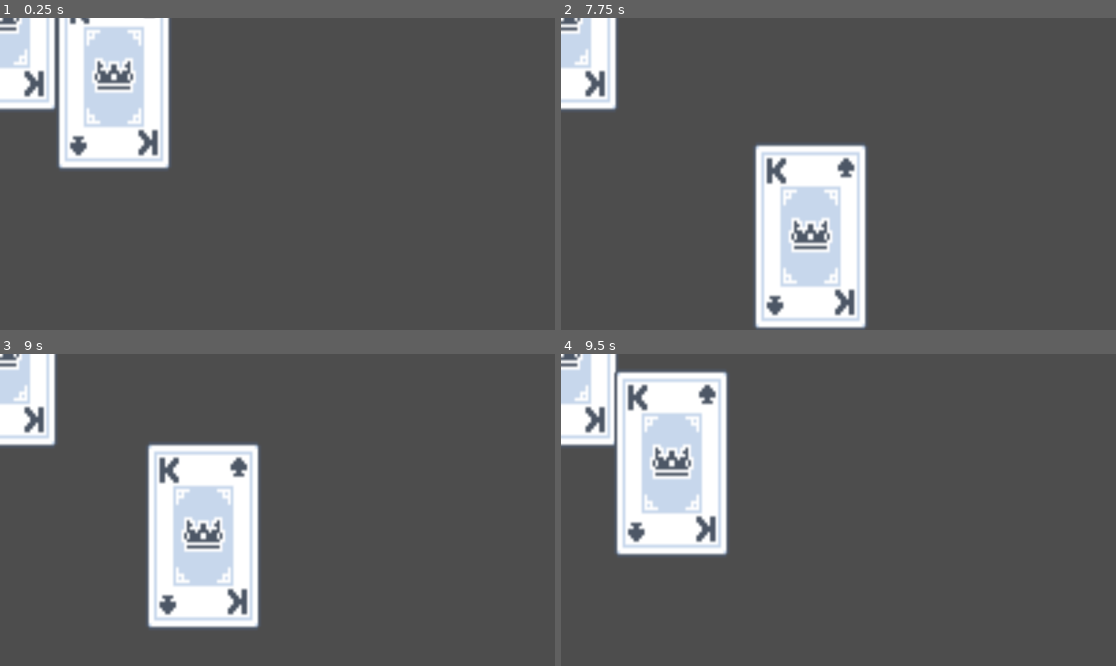
Above: before the commit, frames 1-4 (two rows, left to right).
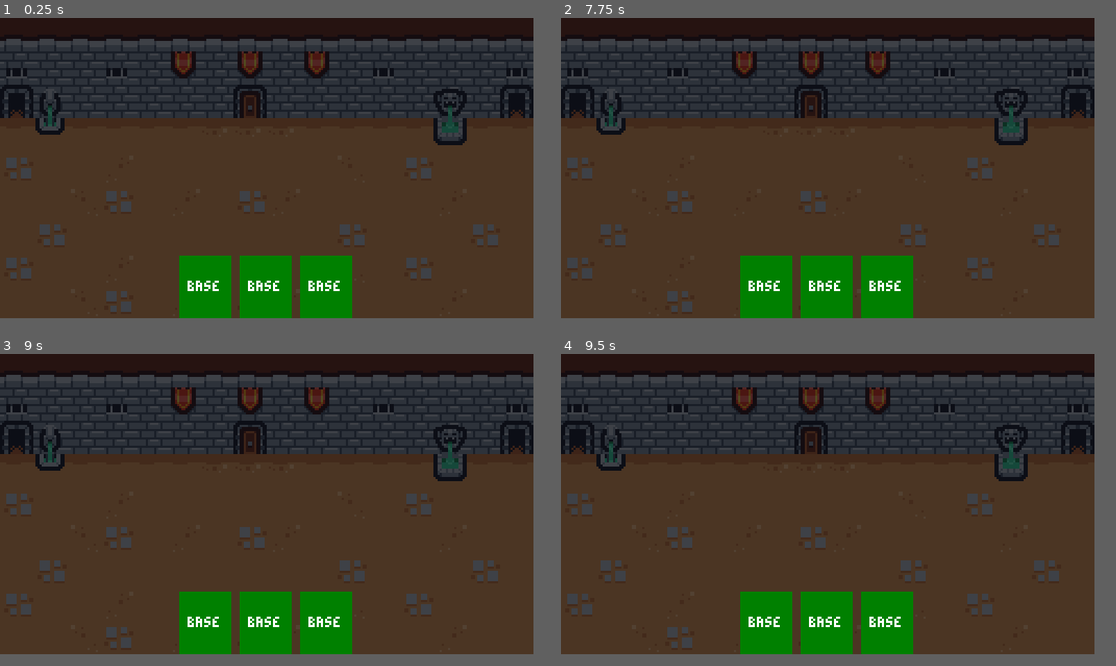
Above: after the commit, the same moments.

Repository: redjguilaran06/IED-TrailBlazer-Code_Red
Game: Godot game, scene res://scenes/battle/battle.tscn
The game is run twice, just before and just after one commit, with the same random seed, the same clock (stepped at 60 frames per second) and the same inputs. Before the commit the project starts from res://Main.tscn.
Inputs (mouse positions are in pixels of both pictures, inside the frame that each line leads up to):
- Up to frame 1 (0.25 s): no input
- Up to frame 2 (7.75 s): tap Enter at 0.5, 2, 3.5 s; move the mouse to (960, 158) at 0.52 s; press the mouse at (960, 158) at 0.53 s; right-click (960, 158) at 0.8 s; release the mouse at (960, 158) at 1.25 s; tap Space at 1.25, 2.75, 4.25 s; drag from (727, 189) to (672, 77) at 1.27 s; move the mouse to (894, 105) at 2.02 s; press the mouse at (894, 105) at 2.03 s; right-click (894, 105) at 2.3 s; release the mouse at (894, 105) at 2.75 s; drag from (810, 236) to (672, 127) at 2.77 s; move the mouse to (1005, 220) at 3.52 s; press the mouse at (1005, 220) at 3.53 s; right-click (1005, 220) at 3.8 s; release the mouse at (1005, 220) at 4.25 s; drag from (672, 127) to (755, 96) at 4.27 s; move the mouse to (866, 174) at 5.02 s; press the mouse at (866, 174) at 5.03 s; right-click (866, 174) at 5.3 s; release the mouse at (866, 174) at 5.75 s; drag from (755, 96) to (727, 189) at 5.77 s; move the mouse to (960, 158) at 6.52 s; press the mouse at (960, 158) at 6.53 s; right-click (960, 158) at 6.8 s; release the mouse at (960, 158) at 7.25 s; drag from (727, 189) to (810, 236) at 7.27 s
- Up to frame 3 (9 s): move the mouse to (333, 441) at 8.02 s; press the mouse at (333, 441) at 8.03 s; right-click (333, 441) at 8.3 s; release the mouse at (333, 441) at 8.75 s; drag from (249, 572) to (111, 463) at 8.77 s
- Up to frame 4 (9.5 s): no input
In our replay, the window is 799x449 before the commit and 768x432 after it. These sizes can differ from the game's own. Grey fills any space a smaller window leaves; there, only what the larger window draws over its background counts as a difference.

The runs differ from the first frame. In frame 1, 88% of the frame differs, in the area x 0-97%, y 0-97%; in frame 2, 88%; in frame 3, 88%; in frame 4, 89%.

Commit message:
update card movement to new version

Diff:
--- a/Card.tscn
+++ /dev/null
@@ -1,19 +0,0 @@
-[gd_scene load_steps=3 format=3 uid="uid://e6m01xw5secu"]
-
-[ext_resource type="Texture2D" uid="uid://b5qpubhwsue1j" path="res://card_spades_K.png" id="1_dd2wi"]
-
-[sub_resource type="RectangleShape2D" id="RectangleShape2D_hael8"]
-size = Vector2(233, 386)
-
-[node name="Card" type="Node2D"]
-
-[node name="CardImage" type="Sprite2D" parent="."]
-position = Vector2(0, -9.53674e-07)
-scale = Vector2(5.67188, 6.5)
-texture = ExtResource("1_dd2wi")
-
-[node name="Area2D" type="Area2D" parent="."]
-
-[node name="CollisionShape2D" type="CollisionShape2D" parent="Area2D"]
-position = Vector2(-0.5, -2)
-shape = SubResource("RectangleShape2D_hael8")
--- a/CardManager.gd
+++ /dev/null
@@ -1,39 +0,0 @@
-extends Node2D
-
-const COLLISION_MASK_CARD = 1
-
-var screen_size
-var card_being_dragged
-
-#called when the node enters the scene tree for the first time.
-func _ready() -> void:
-	screen_size = get_viewport_rect().size
-
-#called every frame. 'delta' is the elapsed time since the previous frame.
-func _process(delta: float) -> void:
-	if card_being_dragged:
-		#change to reflect touch inputs
-		var mouse_pos = get_global_mouse_position()
-		card_being_dragged.position = Vector2(clamp(mouse_pos.x, 0, screen_size.x),
-			clamp(mouse_pos.y, 0, screen_size.y))
-
-#change these inputs to reflect touch inputs
-func _input(event):
-	if event is InputEventMouseButton and event.button_index == MOUSE_BUTTON_LEFT:
-		if event.pressed:
-			var card = raycast_check_for_card()
-			if card:
-				card_being_dragged = card
-		else:
-			card_being_dragged = null
-
-func raycast_check_for_card():
-	var space_state = get_world_2d().direct_space_state
-	var parameters = PhysicsPointQueryParameters2D.new()
-	parameters.position = get_global_mouse_position()
-	parameters.collide_with_areas = true
-	parameters.collision_mask = COLLISION_MASK_CARD
-	var result = space_state.intersect_point(parameters)
-	if result.size() > 0:
-		return result[0].collider.get_parent()
-	return null
--- a/Main.tscn
+++ /dev/null
@@ -1,14 +0,0 @@
-[gd_scene load_steps=3 format=3 uid="uid://bhao7ywakjwlk"]
-
-[ext_resource type="Script" uid="uid://0a6ymvxqf3u0" path="res://CardManager.gd" id="1_uu6xs"]
-[ext_resource type="PackedScene" uid="uid://e6m01xw5secu" path="res://Card.tscn" id="2_r0du0"]
-
-[node name="Main" type="Node2D"]
-
-[node name="CardManager" type="Node2D" parent="."]
-script = ExtResource("1_uu6xs")
-
-[node name="Card" parent="CardManager" instance=ExtResource("2_r0du0")]
-
-[node name="Card2" parent="CardManager" instance=ExtResource("2_r0du0")]
-position = Vector2(236.468, 122.396)
--- /dev/null
+++ b/art/white_sprite_material.gdshader
@@ -0,0 +1,5 @@
+shader_type canvas_item;
+
+void fragment () {
+	COLOR = vec4(1.0, 1.0, 1.0, texture(TEXTURE, UV).a);
+}
--- /dev/null
+++ b/art/white_sprite_material.tres
@@ -0,0 +1,6 @@
+[gd_resource type="ShaderMaterial" load_steps=2 format=3 uid="uid://d30aqi80c1nrc"]
+
+[ext_resource type="Shader" path="res://art/white_sprite_material.gdshader" id="1_ghqce"]
+
+[resource]
+shader = ExtResource("1_ghqce")
--- /dev/null
+++ b/main_theme.tres
@@ -0,0 +1,7 @@
+[gd_resource type="Theme" load_steps=2 format=3 uid="uid://cyixw6q0emmat"]
+
+[ext_resource type="FontFile" uid="uid://dskmdk146n4rq" path="res://art/pixel_rpg.ttf" id="1_470mv"]
+
+[resource]
+default_font = ExtResource("1_470mv")
+default_font_size = 6
--- a/project.godot
+++ b/project.godot
@@ -10,15 +10,38 @@
 
 [application]
 
-config/name="IED-TrailBlazer-Code_Red"
-run/main_scene="uid://bhao7ywakjwlk"
+config/name="IED NEW CODE"
+run/main_scene="uid://ct8jofntrwvvx"
 config/features=PackedStringArray("4.4", "Mobile")
 config/icon="res://icon.svg"
 
 [display]
 
-window/vsync/vsync_mode=0
+window/size/viewport_width=256
+window/size/viewport_height=144
+window/size/window_width_override=1280
+window/size/window_height_override=720
+window/stretch/mode="viewport"
+
+[input]
+
+left_mouse={
+"deadzone": 0.2,
+"events": [Object(InputEventMouseButton,"resource_local_to_scene":false,"resource_name":"","device":-1,"window_id":0,"alt_pressed":false,"shift_pressed":false,"ctrl_pressed":false,"meta_pressed":false,"button_mask":0,"position":Vector2(0, 0),"global_position":Vector2(0, 0),"factor":1.0,"button_index":1,"canceled":false,"pressed":false,"double_click":false,"script":null)
+]
+}
+right_mouse={
+"deadzone": 0.2,
+"events": [Object(InputEventMouseButton,"resource_local_to_scene":false,"resource_name":"","device":-1,"window_id":0,"alt_pressed":false,"shift_pressed":false,"ctrl_pressed":false,"meta_pressed":false,"button_mask":0,"position":Vector2(0, 0),"global_position":Vector2(0, 0),"factor":1.0,"button_index":2,"canceled":false,"pressed":false,"double_click":false,"script":null)
+]
+}
+
+[layer_names]
+
+2d_physics/layer_1="card_target_selector"
+2d_physics/layer_2="card_drop_layer"
 
 [rendering]
 
+textures/canvas_textures/default_texture_filter=0
 renderer/rendering_method="mobile"
--- /dev/null
+++ b/scenes/battle/battle.tscn
@@ -0,0 +1,49 @@
+[gd_scene load_steps=5 format=3 uid="uid://ct8jofntrwvvx"]
+
+[ext_resource type="Texture2D" uid="uid://cp4iq5fd6j8be" path="res://art/background.png" id="1_7gynk"]
+[ext_resource type="PackedScene" uid="uid://bk7qlvgwupn3r" path="res://scenes/card_ui/card_ui.tscn" id="2_ffvsa"]
+[ext_resource type="Script" uid="uid://b5sr0bolan56n" path="res://scenes/ui/hand.gd" id="2_xd4uy"]
+
+[sub_resource type="RectangleShape2D" id="RectangleShape2D_7gynk"]
+size = Vector2(256, 100)
+
+[node name="Battle" type="Node2D"]
+metadata/_edit_lock_ = true
+
+[node name="Background" type="Sprite2D" parent="."]
+modulate = Color(0.321569, 0.321569, 0.321569, 1)
+texture = ExtResource("1_7gynk")
+centered = false
+metadata/_edit_lock_ = true
+
+[node name="CardDropArea" type="Area2D" parent="."]
+collision_layer = 2
+
+[node name="CollisionShape2D" type="CollisionShape2D" parent="CardDropArea"]
+position = Vector2(128, 50)
+shape = SubResource("RectangleShape2D_7gynk")
+
+[node name="BattleUI" type="CanvasLayer" parent="." groups=["ui_layer"]]
+
+[node name="Hand" type="HBoxContainer" parent="BattleUI"]
+anchors_preset = 7
+anchor_left = 0.5
+anchor_top = 1.0
+anchor_right = 0.5
+anchor_bottom = 1.0
+offset_left = -75.0
+offset_top = -30.0
+offset_right = 75.0
+grow_horizontal = 2
+grow_vertical = 0
+alignment = 1
+script = ExtResource("2_xd4uy")
+
+[node name="CardUI" parent="BattleUI/Hand" instance=ExtResource("2_ffvsa")]
+layout_mode = 2
+
+[node name="CardUI2" parent="BattleUI/Hand" instance=ExtResource("2_ffvsa")]
+layout_mode = 2
+
+[node name="CardUI3" parent="BattleUI/Hand" instance=ExtResource("2_ffvsa")]
+layout_mode = 2
--- /dev/null
+++ b/scenes/card_ui/card_state_machine.gd
@@ -0,0 +1,54 @@
+class_name CardStateMachine
+extends Node
+
+@export var initial_state: CardState
+
+var current_state: CardState
+var states := {}
+
+
+func init(card: CardUI) ->void:
+	for child in get_children():
+		if child is CardState:
+			states[child.state] = child
+			child.transition_requested.connect(_on_transition_requested)
+			child.card_ui = card
+
+	if initial_state:
+		initial_state.enter()
+		current_state = initial_state
+
+
+func on_input(event: InputEvent) -> void:
+	if current_state:
+		current_state.on_input(event)
+
+
+func on_gui_input(event: InputEvent) -> void:
+	if current_state:
+		current_state.on_gui_input(event)
+
+
+func on_mouse_entered() -> void: #change to screen pressed
+	if current_state:
+		current_state.on_mouse_entered()
+
+
+func on_mouse_exited() -> void: #also change to screen pressed
+	if current_state:
+		current_state.on_mouse_exited()
+
+
+func _on_transition_requested(from: CardState, to: CardState.State) -> void:
+	if from != current_state:
+		return
+
+	var new_state: CardState = states[to]
+	if not new_state:
+		return
+
+	if current_state:
+		current_state.exit()
+
+	new_state.enter()
+	current_state = new_state
--- /dev/null
+++ b/scenes/card_ui/card_states/card_base_state.gd
@@ -0,0 +1,17 @@
+extends CardState
+
+
+func enter() -> void:
+	if not card_ui.is_node_ready():
+		await  card_ui.ready
+
+	card_ui.reparent_requested.emit(card_ui)
+	card_ui.color.color = Color.WEB_GREEN
+	card_ui.state.text = "BASE"
+	card_ui.pivot_offset = Vector2.ZERO
+
+
+func on_gui_input(event: InputEvent) -> void:
+	if event.is_action_pressed("left_mouse"): #change to screen press
+		card_ui.pivot_offset = card_ui.get_global_mouse_position() - card_ui.global_position
+		transition_requested.emit(self, CardState.State.CLICKED)
--- /dev/null
+++ b/scenes/card_ui/card_states/card_clicked_state.gd
@@ -0,0 +1,12 @@
+extends CardState
+
+
+func enter() -> void:
+	card_ui.color.color = Color.ORANGE
+	card_ui.state.text = "CLICKED"
+	card_ui.drop_point_detector.monitoring = true
+
+
+func on_input(event: InputEvent) -> void:
+	if event is InputEventMouseMotion:
+		transition_requested.emit(self, CardState.State.DRAGGING)
--- /dev/null
+++ b/scenes/card_ui/card_states/card_dragging_state.gd
@@ -0,0 +1,33 @@
+extends CardState
+
+const DRAG_MINIMUM_THRESHOLD := 0.05
+
+var minimum_drag_time_elapsed := false
+
+
+func enter() -> void:
+	var ui_layer := get_tree().get_first_node_in_group("ui_layer")
+	if ui_layer:
+		card_ui.reparent(ui_layer)
+
+	card_ui.color.color = Color.NAVY_BLUE
+	card_ui.state.text = "DRAGGING"
+
+	minimum_drag_time_elapsed = false
+	var threshold_timer := get_tree().create_timer(DRAG_MINIMUM_THRESHOLD, false)
+	threshold_timer.timeout.connect(func(): minimum_drag_time_elapsed = true)
+
+
+func on_input(event: InputEvent) -> void: #change to screen input
+	var mouse_motion := event is InputEventMouseMotion
+	var cancel = event.is_action_pressed("right_mouse")
+	var confirm = event.is_action_released("left_mouse") or event.is_action_pressed("left_mouse")
+
+	if mouse_motion:
+		card_ui.global_position = card_ui.get_global_mouse_position() - card_ui.pivot_offset
+
+	if cancel:
+		transition_requested.emit(self, CardState.State.BASE)
+	elif minimum_drag_time_elapsed and confirm:
+		get_viewport().set_input_as_handled()
+		transition_requested.emit(self, CardState.State.RELEASED)
--- /dev/null
+++ b/scenes/card_ui/card_states/card_released_state.gd
@@ -0,0 +1,21 @@
+extends CardState
+
+var played: bool
+
+
+func enter() -> void:
+	card_ui.color.color = Color.DARK_VIOLET
+	card_ui.state.text = "RELEASED"
+
+	played = false
+
+	if not card_ui.targets.is_empty():
+		played = true
+		print("play card for target(s) ", card_ui.targets)
+
+
+func on_input(_event: InputEvent) -> void:
+	if played:
+		return
+
+	transition_requested.emit(self, CardState.State.BASE)
--- /dev/null
+++ b/scenes/card_ui/card_states/card_state.gd
@@ -0,0 +1,34 @@
+class_name CardState
+extends Node
+
+enum State{BASE, CLICKED, DRAGGING, AIMING, RELEASED}
+
+signal transition_requested(from: CardState, to: State)
+
+@export var state: State
+
+var card_ui: CardUI
+
+
+func enter() -> void:
+	pass
+
+
+func exit() -> void:
+	pass
+
+
+func on_input(_event: InputEvent) -> void:
+	pass
+
+
+func on_gui_input(_event: InputEvent) -> void:
+	pass
+
+
+func on_mouse_entered() -> void: #change to screen tap
+	pass
+
+
+func on_mouse_exited() -> void: #also change to screen tap
+	pass
--- /dev/null
+++ b/scenes/card_ui/card_ui.gd
@@ -0,0 +1,39 @@
+class_name CardUI
+extends Control
+
+signal reparent_requested(which_card_ui: CardUI)
+
+@onready var color: ColorRect = $Color
+@onready var state: Label = $State
+@onready var drop_point_detector: Area2D = $DropPointDetector
+@onready var card_state_machine: CardStateMachine = $CardStateMachine as CardStateMachine
+@onready var targets: Array[Node] = []
+
+
+func _ready() -> void:
+	card_state_machine.init(self)
+
+
+func _input(event: InputEvent) -> void:
+	card_state_machine.on_input(event)
+
+
+func _on_gui_input(event: InputEvent) -> void:
+	card_state_machine.on_gui_input(event)
+
+
+func _on_mouse_entered() -> void:
+	card_state_machine.on_mouse_entered()
+
+
+func _on_mouse_exited() -> void:
+	card_state_machine.on_mouse_exited()
+
+
+func _on_drop_point_detector_area_entered(area: Area2D) -> void:
+	if not targets.has(area):
+		targets.append(area)
+
+
+func _on_drop_point_detector_area_exited(area: Area2D) -> void:
+	targets.erase(area)
--- /dev/null
+++ b/scenes/card_ui/card_ui.tscn
@@ -0,0 +1,79 @@
+[gd_scene load_steps=9 format=3 uid="uid://bk7qlvgwupn3r"]
+
+[ext_resource type="Theme" uid="uid://cyixw6q0emmat" path="res://main_theme.tres" id="1_gy3gl"]
+[ext_resource type="Script" uid="uid://cdhg3o4pdkok2" path="res://scenes/card_ui/card_ui.gd" id="2_els2s"]
+[ext_resource type="Script" uid="uid://xj4pm35yipa8" path="res://scenes/card_ui/card_state_machine.gd" id="3_psaan"]
+[ext_resource type="Script" uid="uid://bgjljqbkg08gt" path="res://scenes/card_ui/card_states/card_base_state.gd" id="4_orrkt"]
+[ext_resource type="Script" uid="uid://bhrptma7yufhs" path="res://scenes/card_ui/card_states/card_clicked_state.gd" id="5_yxx8x"]
+[ext_resource type="Script" uid="uid://ctxgmtp05mqu2" path="res://scenes/card_ui/card_states/card_dragging_state.gd" id="6_ci03s"]
+[ext_resource type="Script" uid="uid://dpe3vqs62my7l" path="res://scenes/card_ui/card_states/card_released_state.gd" id="7_js3ux"]
+
+[sub_resource type="RectangleShape2D" id="RectangleShape2D_gy3gl"]
+size = Vector2(25, 30)
+
+[node name="CardUI" type="Control"]
+custom_minimum_size = Vector2(25, 30)
+layout_mode = 3
+anchors_preset = 15
+anchor_right = 1.0
+anchor_bottom = 1.0
+offset_right = -231.0
+offset_bottom = -114.0
+grow_horizontal = 2
+grow_vertical = 2
+theme = ExtResource("1_gy3gl")
+script = ExtResource("2_els2s")
+
+[node name="Color" type="ColorRect" parent="."]
+layout_mode = 1
+anchors_preset = 15
+anchor_right = 1.0
+anchor_bottom = 1.0
+grow_horizontal = 2
+grow_vertical = 2
+mouse_filter = 2
+color = Color(0.101961, 0.282353, 0.176471, 1)
+
+[node name="State" type="Label" parent="."]
+layout_mode = 1
+anchors_preset = 15
+anchor_right = 1.0
+anchor_bottom = 1.0
+grow_horizontal = 2
+grow_vertical = 2
+text = "state"
+horizontal_alignment = 1
+vertical_alignment = 1
+
+[node name="DropPointDetector" type="Area2D" parent="."]
+collision_mask = 2
+monitorable = false
+
+[node name="CollisionShape2D" type="CollisionShape2D" parent="DropPointDetector"]
+position = Vector2(12.5, 15)
+shape = SubResource("RectangleShape2D_gy3gl")
+
+[node name="CardStateMachine" type="Node" parent="." node_paths=PackedStringArray("initial_state")]
+script = ExtResource("3_psaan")
+initial_state = NodePath("CardBaseState")
+
+[node name="CardBaseState" type="Node" parent="CardStateMachine"]
+script = ExtResource("4_orrkt")
+
+[node name="CardClickedState" type="Node" parent="CardStateMachine"]
+script = ExtResource("5_yxx8x")
+state = 1
+
+[node name="CardDraggingState" type="Node" parent="CardStateMachine"]
+script = ExtResource("6_ci03s")
+state = 2
+
+[node name="CardReleasedState" type="Node" parent="CardStateMachine"]
+script = ExtResource("7_js3ux")
+state = 4
+
+[connection signal="gui_input" from="." to="." method="_on_gui_input"]
+[connection signal="mouse_entered" from="." to="." method="_on_mouse_entered"]
+[connection signal="mouse_exited" from="." to="." method="_on_mouse_exited"]
+[connection signal="area_entered" from="DropPointDetector" to="." method="_on_drop_point_detector_area_entered"]
+[connection signal="area_exited" from="DropPointDetector" to="." method="_on_drop_point_detector_area_exited"]
--- /dev/null
+++ b/scenes/ui/hand.gd
@@ -0,0 +1,12 @@
+class_name  Hand
+extends HBoxContainer
+
+
+func _ready() -> void:
+	for child in get_children():
+		var card_ui := child as CardUI
+		card_ui.reparent_requested.connect(_on_card_ui_reparent_requested)
+
+
+func _on_card_ui_reparent_requested(child: CardUI) -> void:
+	child.reparent(self)
Not shown, removed: CardManager.gd.uid
Not shown, added: art/8_bit_iced_village_lofi.mp3.import
Binary file added: art/arrow.png
Not shown, added: art/arrow.png.import
Not shown, added: art/axe.ogg.import
Binary file added: art/background.png
Not shown, added: art/background.png.import
Not shown, added: art/block.ogg.import
Not shown, added: art/enemy_attack.ogg.import
Not shown, added: art/enemy_block.ogg.import
Binary file added: art/heart.png
Not shown, added: art/heart.png.import
(and 117 more such lines)
